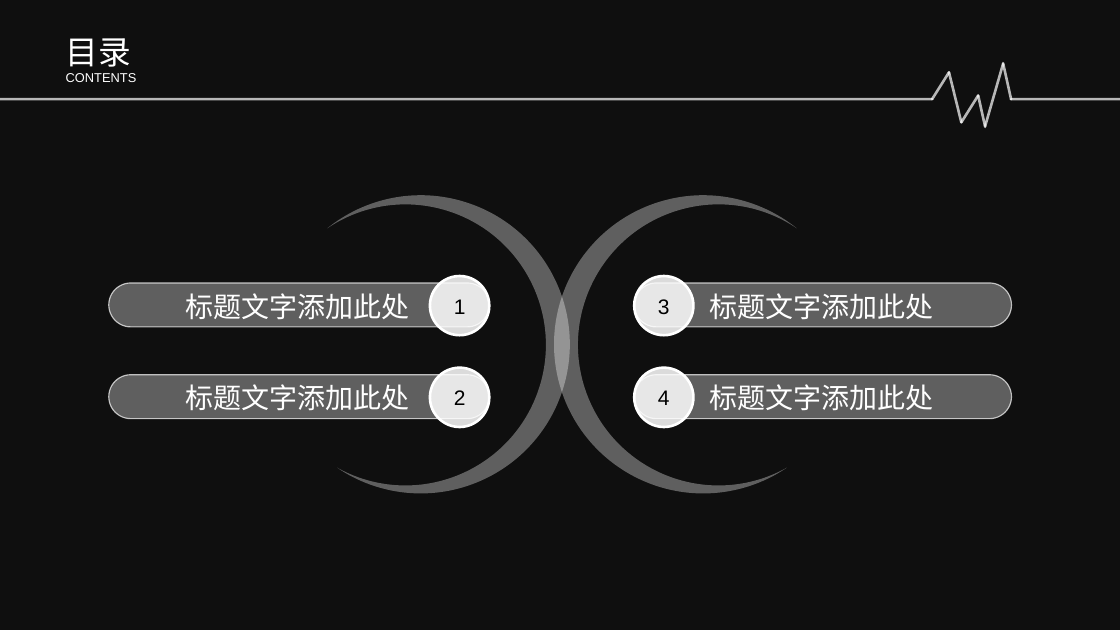
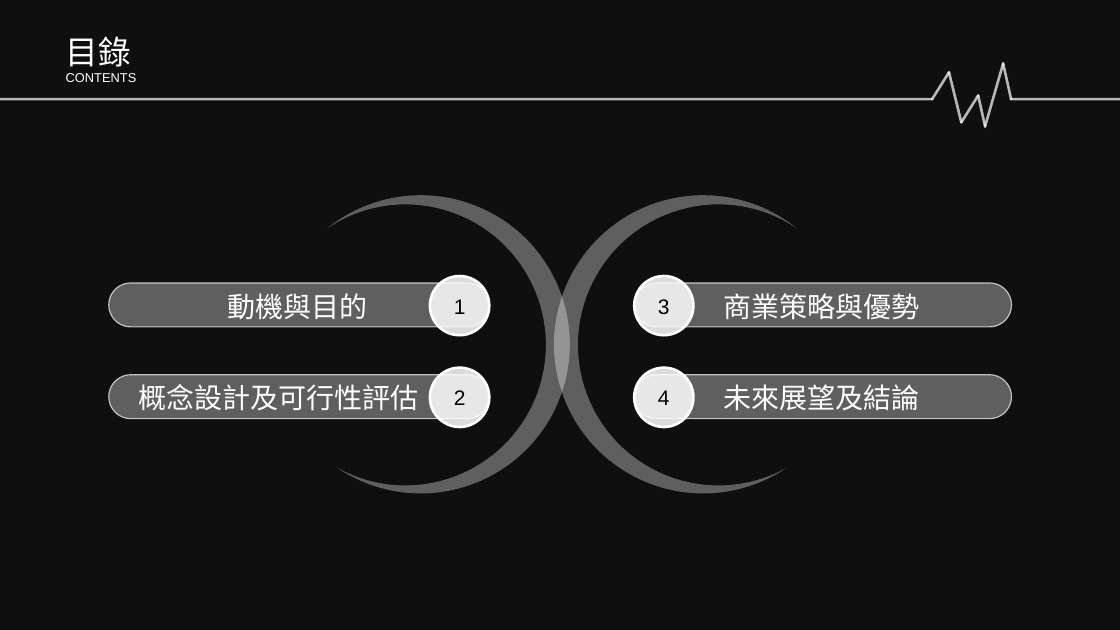
Before and after one commit to Sikako/hackthon, a slide deck: slide 2 of bigdata.pptx. Drawn at 1120x630 pixels with LibreOffice and Linux fonts; fonts in the diff are those of the drawing; background and template pictures are left out; a plain dark background stands for a picture behind light text. Boxes give left, top, right and bottom in pixels: in the first picture for what was removed or moved away, otherwise in the second. Text is boxed around its words. In the diff, an @@ line names an element or a change of style, - is before the commit and + after.

Commit message:
目錄

```diff
--- a/bigdata.pptx
+++ b/bigdata.pptx
@@ text at bbox=[66, 36, 131, 67]: text changed @@
-目录
+目錄
@@ text at bbox=[228, 293, 368, 319]: text changed @@
-标题文字添加此处
+動機與目的
@@ text at bbox=[724, 293, 920, 319]: text changed @@
-标题文字添加此处
+商業策略與優勢
@@ text at bbox=[139, 384, 419, 411]: text changed @@
-标题文字添加此处
+概念設計及可行性評估
@@ text at bbox=[724, 384, 920, 411]: text changed @@
-标题文字添加此处
+未來展望及結論
```
Also in this commit, not shown: 1 other slide changed, 1 slide added, 1 slide removed, 5 other files.
